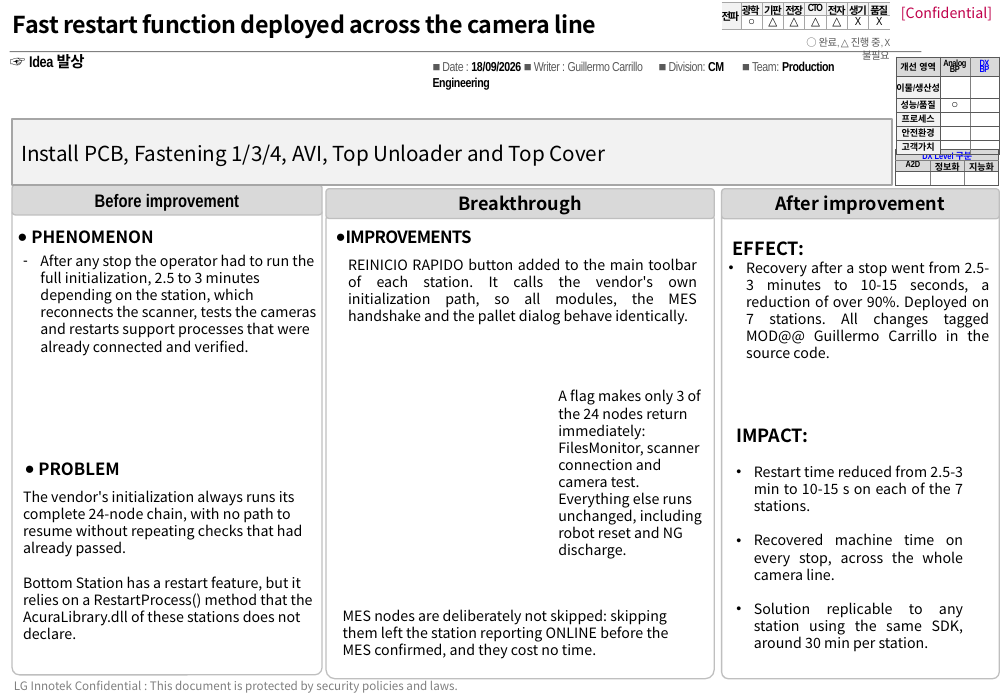
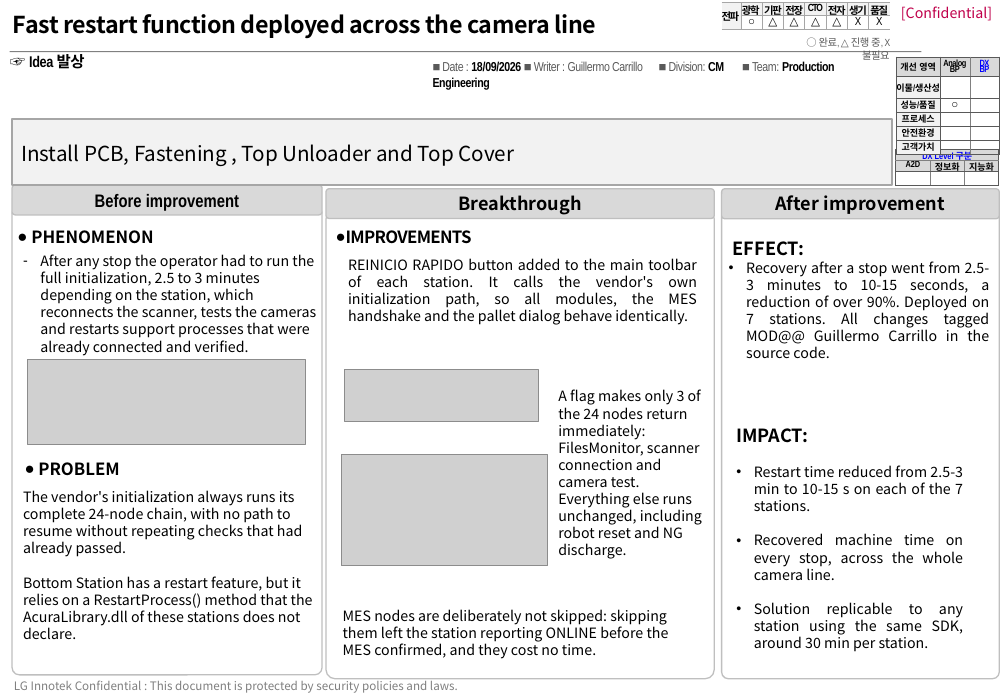
Before and after one commit to memo-power-95/Rebirth, a slide deck: slide 1 of TPM_1_Reinicio_Rapido.pptx. Drawn at 1008x698 pixels with LibreOffice and Linux fonts; fonts in the diff are those of the drawing; grey boxes stand for pictures; background and template pictures are left out. Boxes give left, top, right and bottom in pixels: in the first picture for what was removed or moved away, otherwise in the second. Text is boxed around its words. In the diff, an @@ line names an element or a change of style, - is before the commit and + after.

```diff
--- a/TPM_1_Reinicio_Rapido.pptx
+++ b/TPM_1_Reinicio_Rapido.pptx
@@ text in rectangle at [21, 144, 515, 166]: text changed @@
-Install PCB, Fastening 1/3/4, AVI, Top Unloader and Top Cover
+Install PCB, Fastening , Top Unloader and Top Cover
@@ picture added at [27, 359, 305, 444] @@
@@ picture added at [345, 370, 539, 422] @@
@@ picture added at [342, 454, 548, 566] @@
```
Also in this commit, not shown: 2 other files.
